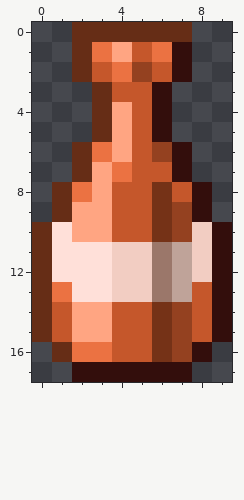
Pixel-art sprite, stored at Items/Consumables/NordMead.png. This is how it looked before the edit.
The file is 20x36 pixels, drawn in blocks of 2x2; one block is one cell here.
Now the later version:
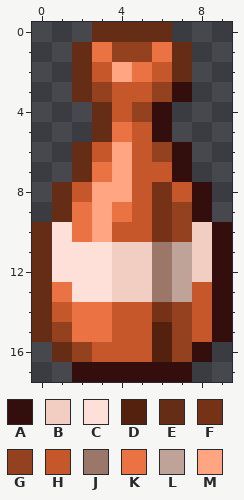
Palette (. is transparent): A #330e0c  B #f2cdc2  C #ffe0d9  D #53210d  E #662d16  F #753217  G #944120  H #c5572b  J #9b776a  K #eb7242  L #bfa399  M #ffa582
Edits made:
y 0: x 2 E -> .; x 7 E -> .
y 1: x 4..5 MH -> GG; x 7 A -> E
y 2: x 4..5 KG -> MK; x 7 A -> E
y 3: x 2..3 .E -> EG; x 6..7 A. -> GA
y 4: x 4..5 MH -> HG
y 5: x 4 M -> K
y 6: x 3 K -> H
y 7: x 3..4 MK -> KM
y 8: x 2 K -> H; x 4 H -> M
y 9: x 2 M -> K; x 4 H -> K
y 10: x 2 M -> K
y 14: x 2..3 MM -> KK
y 15: x 1..3 HMM -> GKK; x 6 F -> D
y 16: x 2..3 KK -> GH; x 6 F -> D
Where, in picture pixels (left, top, right, bottom), the same in both pictures:
changed: (52, 22, 192, 362)
